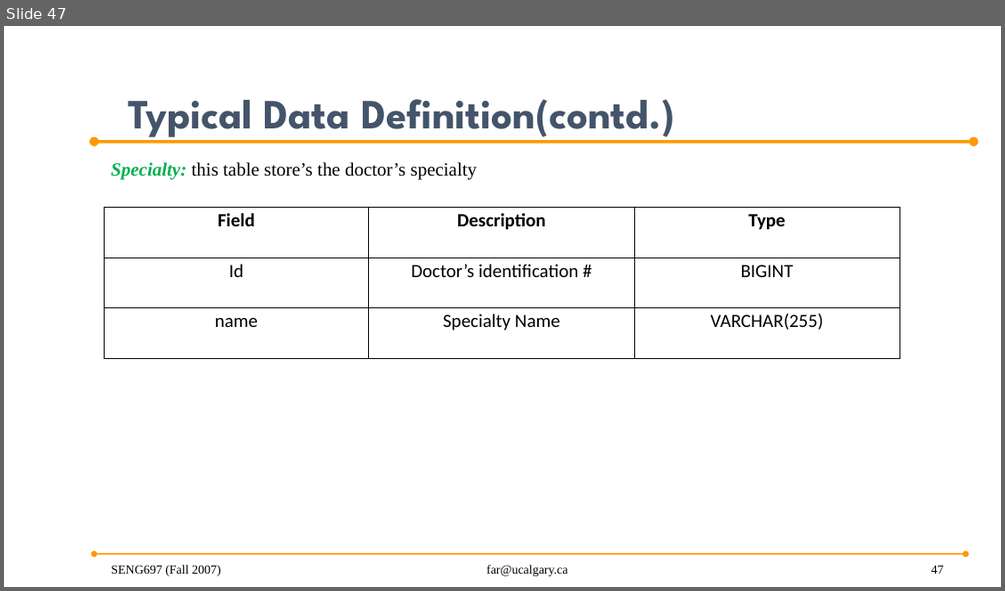
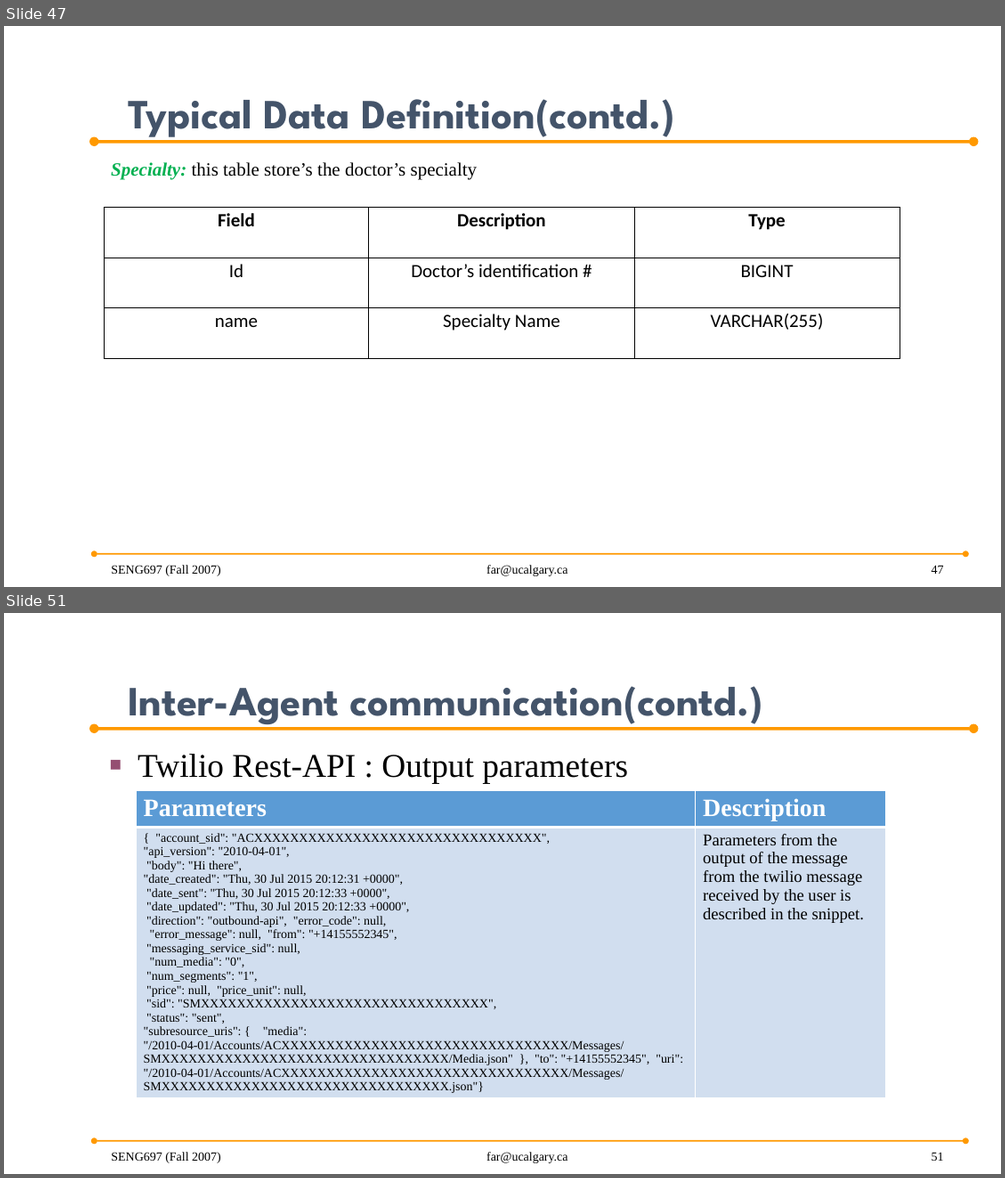
Before and after one commit to anish30145784/SENG696_GroupD, a slide deck: GroupD_ProjectPresentation .pptx. Shown one above the other, each under a label of ours: slide 47 before the commit, slides 47 and 51 after it; the slides between them are not shown. The pictures are 1005x591 and 1005x1178 pixels, drawn with LibreOffice and Linux fonts; fonts in the diff are those of the drawing; background and template pictures are left out. Boxes give left, top, right and bottom in pixels: in the first picture for what was removed or moved away, otherwise in the second. Text is boxed around its words. In the diff, an @@ line names an element or a change of style, - is before the commit and + after.

Commit message:
made some layout changes and added description for the inter agent communication

```diff
--- a/GroupD_ProjectPresentation .pptx
+++ b/GroupD_ProjectPresentation .pptx
@@ slide 51 added at (4,613,1001,1174), background picture (left out); not listed: 2 template elements that a slide beside it also shows @@
@@ title added at (128,686,763,728), 40 pt, text #44546A, bold @@
+Inter-Agent communication(contd.)
@@ text added at (138,754,628,784), 32 pt, text #000000 @@
+■ Twilio Rest-API : Output parameters
@@ table added at (137,791,886,1120), 2 rows, 2 columns @@
+Parameters | Description
+{ "account_sid": "ACXXXXXXXXXXXXXXXXXXXXXXXXXXXXXXXX", / "api_version": "2010-04-01", / "body": "Hi there", / "date_created": "Thu, 30 Jul 2015 20:12:31 +0000", / "date_sent": "Thu, 30 Jul 2015 20:12:33 +0000", / "date_updated": "Thu, 30 Jul 2015 20:12:33 +0000", / "direction": "outbound-api", "error_code": null, / "error_message": null, "from": "+14155552345", / "messaging_service_sid": null, / "num_media": "0", / "num_segments": "1", / "price": null, "price_unit": null, / "sid": "SMXXXXXXXXXXXXXXXXXXXXXXXXXXXXXXXX", / "status": "sent", / "subresource_uris": { "media": "/2010-04-01/Accounts/ACXXXXXXXXXXXXXXXXXXXXXXXXXXXXXXXX/Messages/SMXXXXXXXXXXXXXXXXXXXXXXXXXXXXXXXX/Media.json" }, "to": "+14155552345", "uri": "/2010-04-01/Accounts/ACXXXXXXXXXXXXXXXXXXXXXXXXXXXXXXXX/Messages/SMXXXXXXXXXXXXXXXXXXXXXXXXXXXXXXXX.json"} | Parameters from the output of the message from the twilio message received by the user is described in the snippet.
@@ text added at (111,1151,221,1163), 12 pt, text #000000 @@
+SENG697 (Fall 2007)
@@ text added at (486,1151,567,1163), 12 pt, text #000000 @@
+far@ucalgary.ca
@@ page number added at (931,1151,944,1160), 12 pt, text #000000 @@
+51
```
Also in this commit, not shown: 10 slides changed, 2 other slides added, 7 other files.
